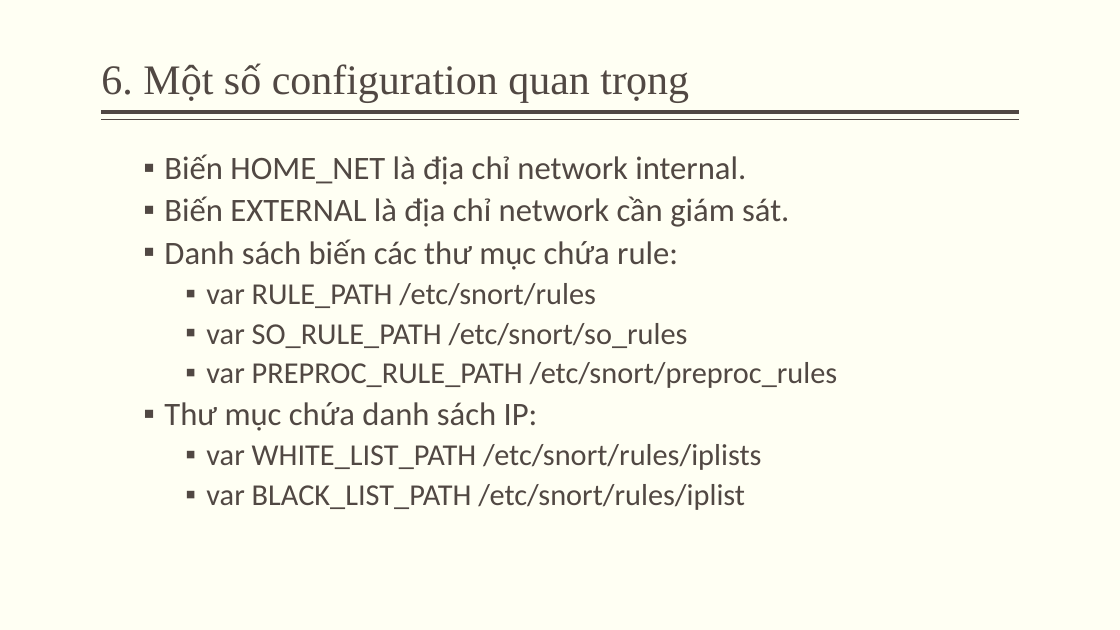
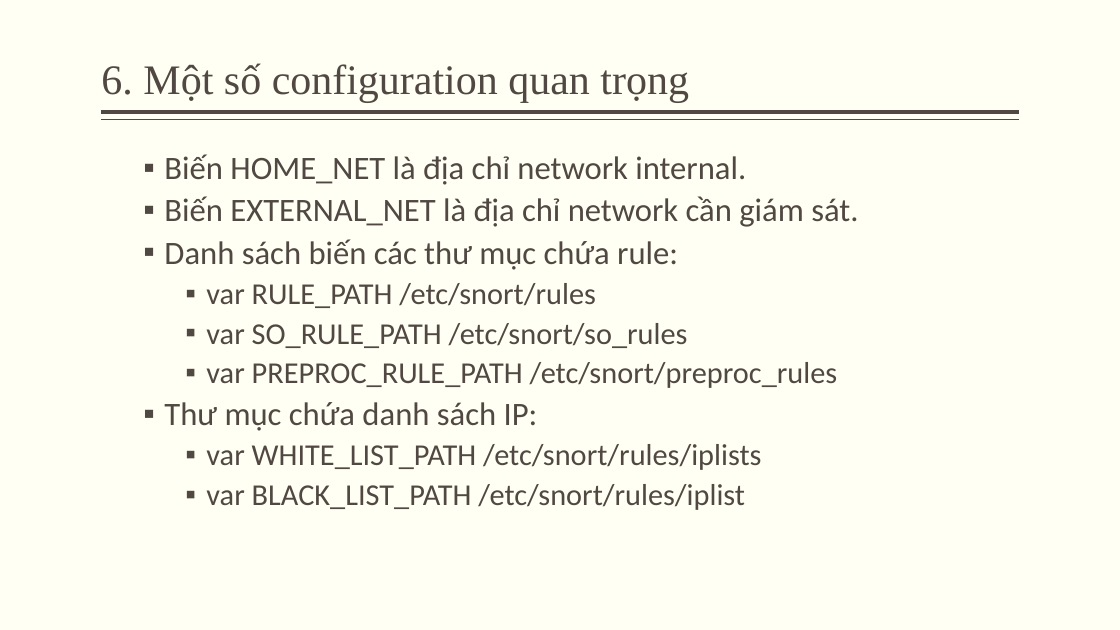
Before and after one commit to minhquan1418/do_an_ATMNC, a slide deck: slide 19 of silde.pptx. Drawn at 1120x630 pixels with LibreOffice and Linux fonts; fonts in the diff are those of the drawing. Boxes give left, top, right and bottom in pixels: in the first picture for what was removed or moved away, otherwise in the second. Text is boxed around its words. In the diff, an @@ line names an element or a change of style, - is before the commit and + after.

```diff
--- a/silde.pptx
+++ b/silde.pptx
@@ text at [164,196,858,227]: text changed @@
-  ▪ Biến EXTERNAL là địa chỉ network cần giám sát.
+  ▪ Biến EXTERNAL_NET là địa chỉ network cần giám sát.
```
Also in this commit, not shown: 4 other slides changed.
